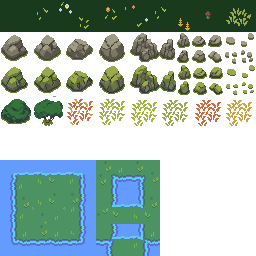
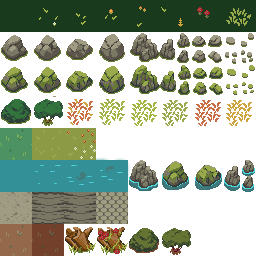
Layers edited between the first and the second (256, 256) image:
hid group "examples" (1 layers) over box(0, 160, 160, 256)
painted on "Layer 10" over box(37, 6, 211, 27)
removed layer "Layer 9" from group "grass" over box(79, 17, 89, 29)
removed layer "Layer 8" from group "grass" over box(59, 2, 72, 14)
removed layer "Layer 5" from group "grass" over box(106, 7, 115, 14)
moved "Layer 1" into group "grass" over box(37, 2, 211, 31)
added group "Earth" with 3 layers above "Water" over box(0, 128, 96, 160)
added layer "Layer 23" in group "Earth" over box(64, 128, 96, 160)
added layer "Layer 22" in group "Earth" over box(32, 128, 64, 160)
added layer "Layer 20" in group "Earth" over box(0, 128, 32, 160)
added group "Water" with 2 layers above "Air" over box(0, 155, 255, 196)
added layer "Layer 21" in group "Water" over box(129, 160, 255, 192)
added layer "Layer 19" in group "Water" over box(0, 155, 131, 196)
added group "Air" with 4 layers above "Fire" over box(0, 192, 128, 224)
added layer "Layer 26" in group "Air" over box(96, 192, 128, 224)
added layer "Layer 25 copy" in group "Air" over box(64, 192, 96, 224)
added layer "Layer 25" in group "Air" over box(32, 192, 64, 224)
added layer "Layer 24" in group "Air" over box(0, 192, 32, 224)
added group "Fire" with 5 layers over box(0, 224, 191, 256)
added layer "Layer 31" in group "Fire" over box(129, 228, 191, 255)
added layer "Layer 28" in group "Fire" over box(97, 227, 128, 255)
added layer "Layer 27" in group "Fire" over box(65, 227, 96, 255)
added layer "Layer 30 copy" in group "Fire" over box(32, 224, 64, 256)
added layer "Layer 30" in group "Fire" over box(0, 224, 32, 256)
…and 4 more changes (4 removed)
